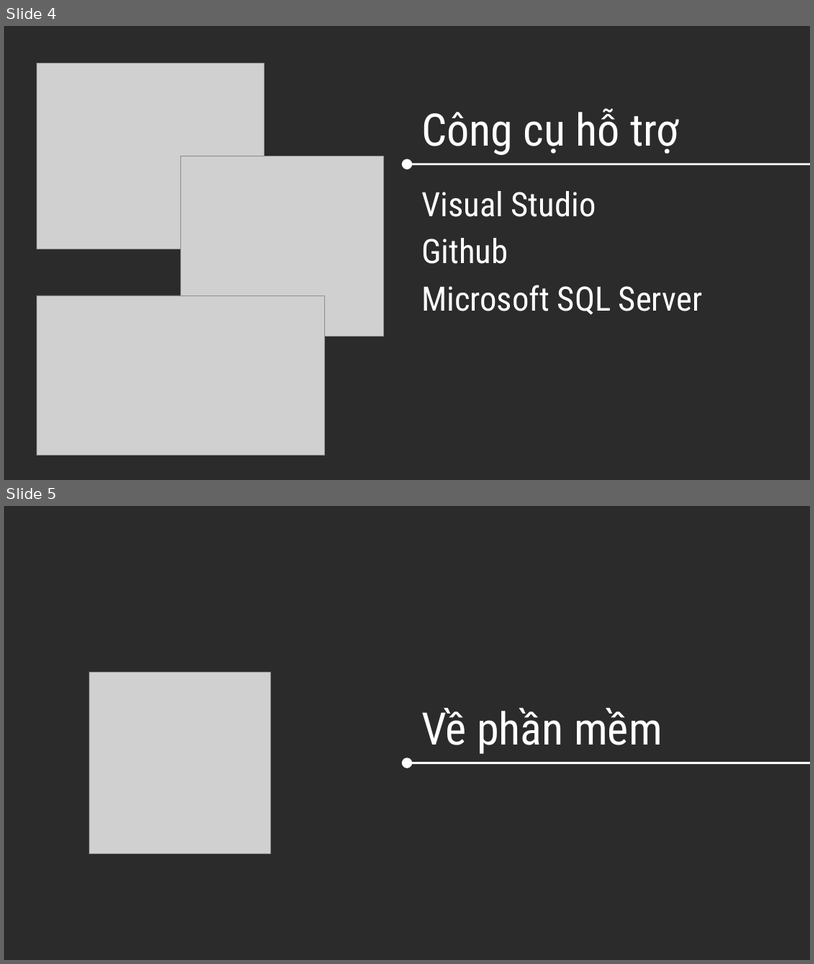
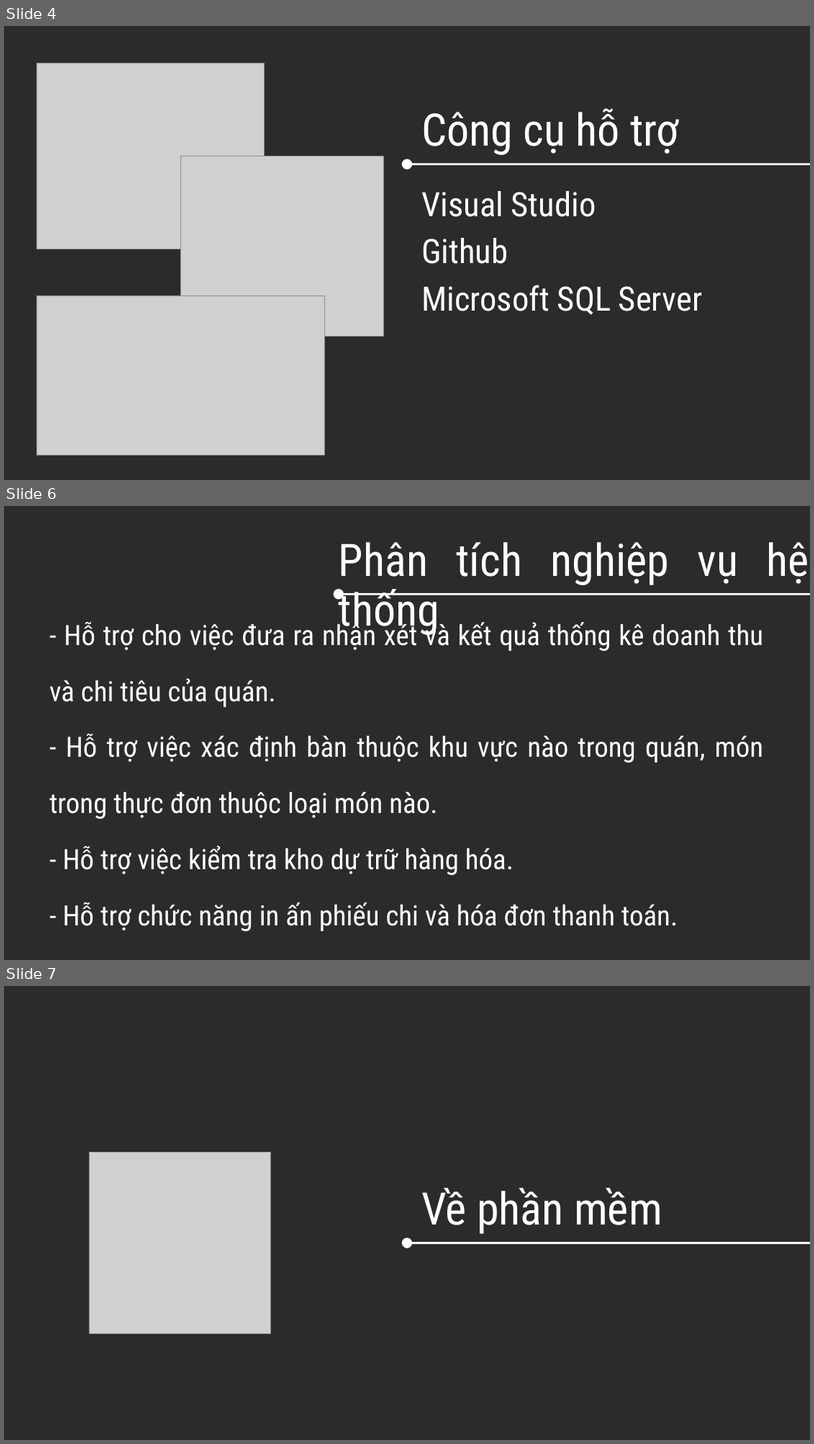
Before and after one commit to nhamcotdo/PB3_Quanliquancafe, a slide deck: PBL3.pptx. Shown one above the other, each under a label of ours: slides 4 and 5 before the commit, slides 4, 6 and 7 after it; the slides between them are not shown. The pictures are 814x964 and 814x1444 pixels, drawn with LibreOffice and Linux fonts; fonts in the diff are those of the drawing; grey boxes stand for pictures; background and template pictures are left out; a plain dark background stands for a picture behind light text. Boxes give left, top, right and bottom in pixels: in the first picture for what was removed or moved away, otherwise in the second. Text is boxed around its words. In the diff, an @@ line names an element or a change of style, - is before the commit and + after.

Commit message:
up lại ppt

```diff
--- a/PBL3.pptx
+++ b/PBL3.pptx
@@ slide 6 added at bbox=[4, 506, 810, 960], background picture (left out) @@
@@ text added at bbox=[339, 542, 810, 636], 80 pt, text #FFFFFF @@
+Phân tích nghiệp vụ hệ thống
@@ double arrow added from (339, 594) to (810, 594), #FFFFFF 3.75 pt @@
@@ text added at bbox=[49, 620, 764, 931], 50 pt, text #FFFFFF @@
+- Hỗ trợ cho việc đưa ra nhận xét và kết quả thống kê doanh thu và chi tiêu của quán.
+- Hỗ trợ việc xác định bàn thuộc khu vực nào trong quán, món trong thực đơn thuộc loại món nào.
+- Hỗ trợ việc kiểm tra kho dự trữ hàng hóa.
+- Hỗ trợ chức năng in ấn phiếu chi và hóa đơn thanh toán.
@@ what was slide 5 is now slide 7 @@
```
Also in this commit, not shown: 1 other slide added.
